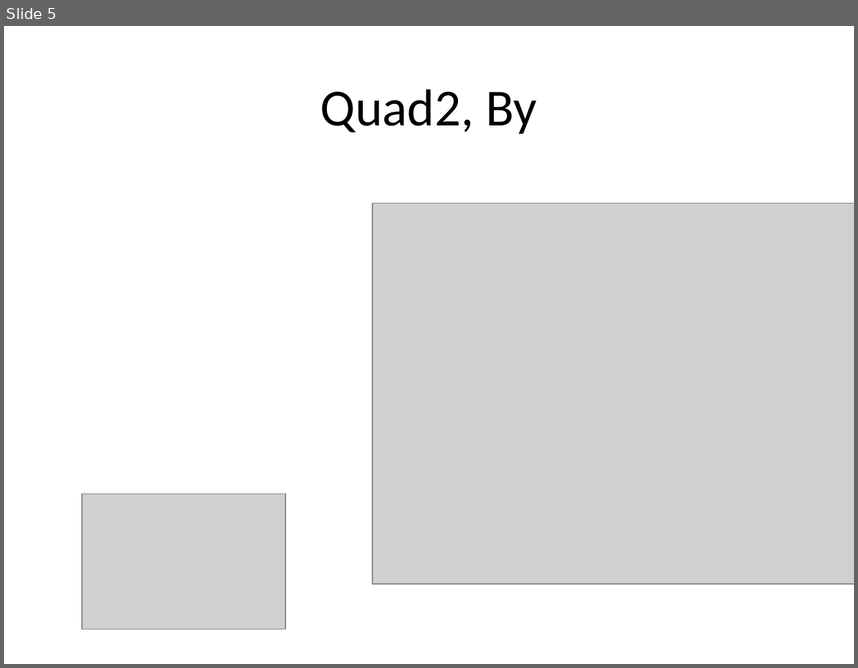
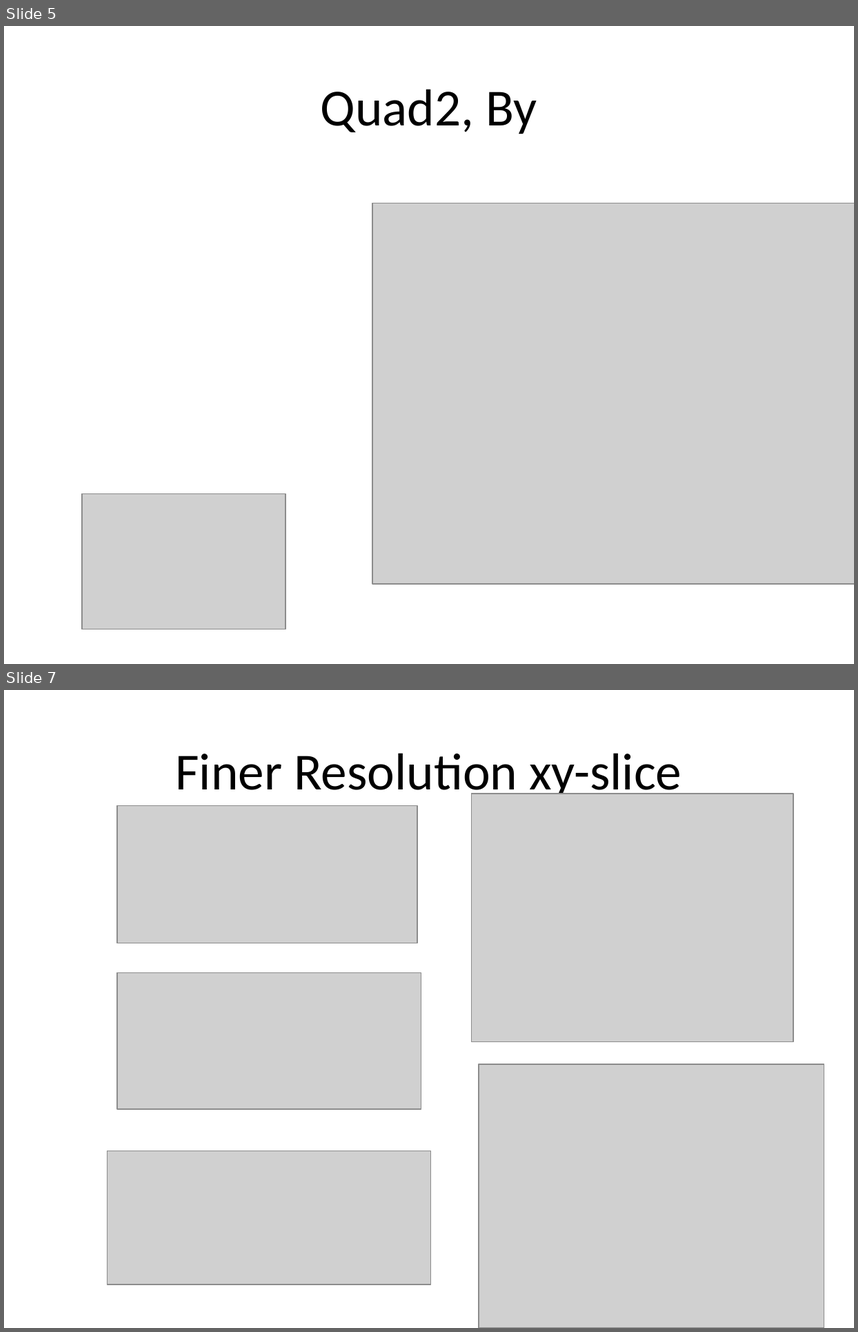
Before and after one commit to afisher000/3D-Stepper-Controls, a slide deck: Quad 3D Scans/Quad 3D x-y dependence.pptx. Shown one above the other, each under a label of ours: slide 5 before the commit, slides 5 and 7 after it; the slides between them are not shown. The pictures are 858x668 and 858x1332 pixels, drawn with LibreOffice and Linux fonts; fonts in the diff are those of the drawing; grey boxes stand for pictures. Boxes give left, top, right and bottom in pixels: in the first picture for what was removed or moved away, otherwise in the second. Text is boxed around its words. In the diff, an @@ line names an element or a change of style, - is before the commit and + after.

```diff
--- a/Quad 3D Scans/Quad 3D x-y dependence.pptx
+++ b/Quad 3D Scans/Quad 3D x-y dependence.pptx
@@ slide 7 added at <box>4,690,854,1328</box>, background #FFFFFF @@
@@ title added at <box>175,753,682,801</box>, 44 pt, text #000000 @@
+Finer Resolution xy-slice
@@ picture added at <box>117,806,417,943</box> @@
@@ picture added at <box>472,793,794,1042</box> @@
@@ picture added at <box>117,972,421,1108</box> @@
@@ picture added at <box>478,1064,824,1328</box> @@
@@ picture added at <box>107,1151,430,1284</box> @@
```
Also in this commit, not shown: 3 other slides added, 8 other files.
